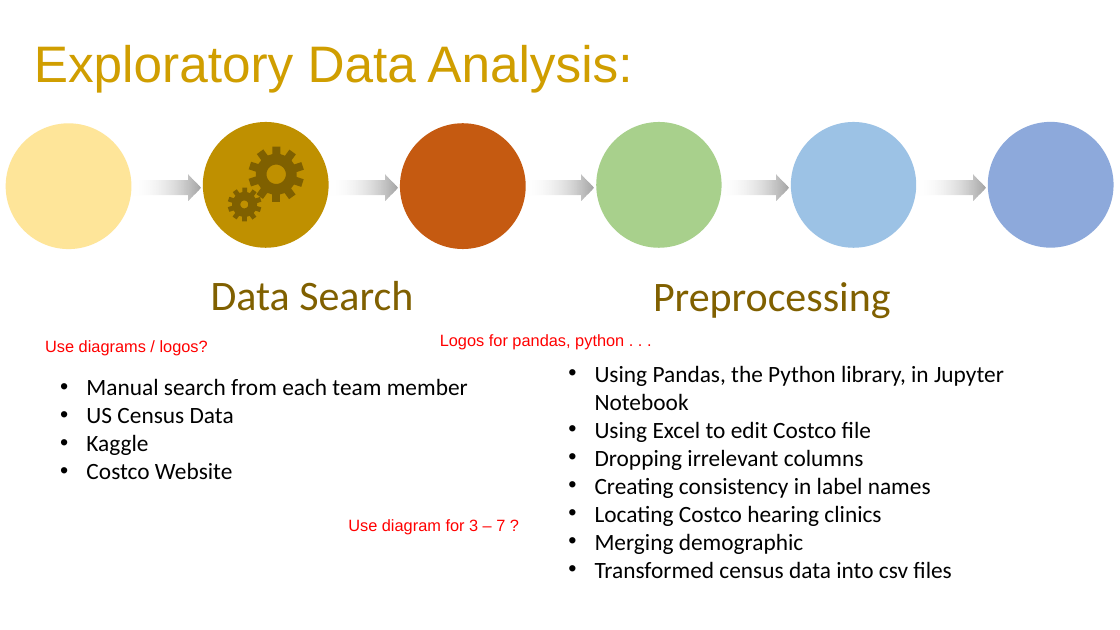
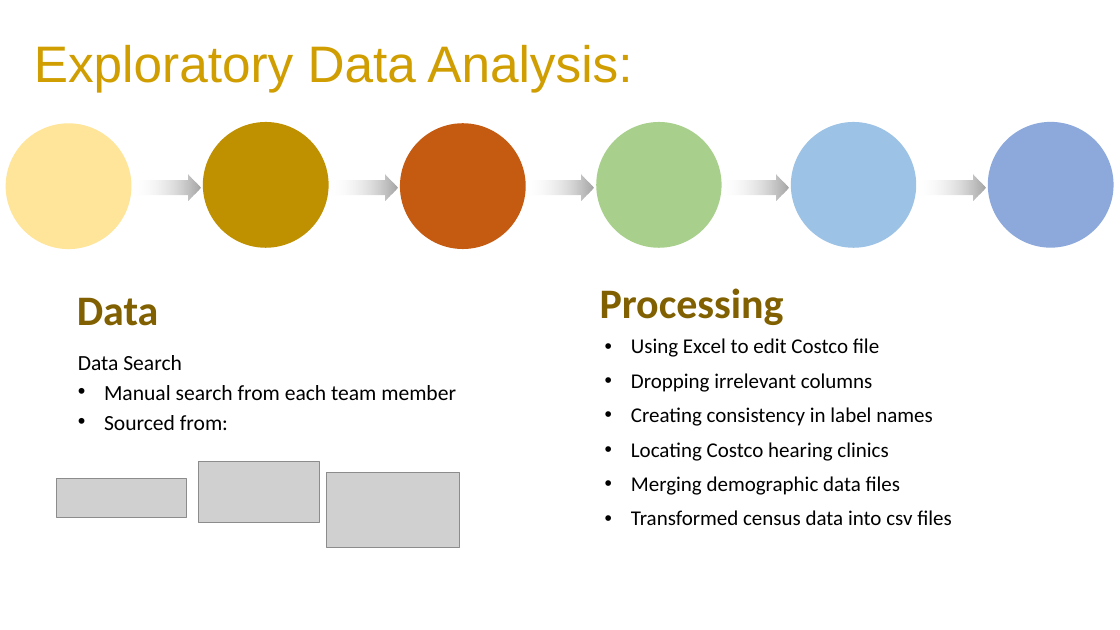
Before and after one commit to JaxWil24/Hearing_Aid_Accessibility, a slide deck: slide 5 of Presentation/FP_Powerpoint.pptx (slide 3 before the commit). Drawn at 1120x630 pixels with LibreOffice and Linux fonts; fonts in the diff are those of the drawing; grey boxes stand for pictures. Boxes give left, top, right and bottom in pixels: in the first picture for what was removed or moved away, otherwise in the second. Text is boxed around its words. In the diff, an @@ line names an element or a change of style, - is before the commit and + after.

```diff
--- a/Presentation/FP_Powerpoint.pptx
+++ b/Presentation/FP_Powerpoint.pptx
@@ freeform shape removed at (228,147,304,222) @@
@@ text added at (77,297,159,326), 36 pt, text #806000, bold @@
+Data
@@ text removed at (211,281,413,311) @@
-Data Search
@@ text added at (600,288,784,325), 36 pt, text #806000, bold @@
+Processing
@@ text removed at (653,282,891,319) @@
-Preprocessing
@@ text removed at (45,340,208,356) @@
-Use diagrams / logos?
@@ text added at (78,355,456,430), 18.5 pt, text #000000 @@
+Data Search
+• Manual search from each team member
+• Sourced from:
@@ text removed at (440,334,624,350) @@
-Logos for pandas, python . . .
@@ text "Using Excel to edit Costco ...": place and size @@
-text "Using Excel to edit Costco ..." at (595,365,1004,578)
+text "Using Excel to edit Costco ..." at (631,338,952,525)
@@ text at (631,338,952,525): size 20 to 18 pt in "Using Excel to edit Costco file", "Dropping irrelevant columns", "Creating consistency in label names", "Locating Costco hearing clinics" and 1 more places; line spacing 1 to 0.9; more space between paragraphs @@
@@ text removed at (86,378,468,479) @@
-• Manual search from each team member
-• US Census Data
-• Kaggle
-• Costco Website
@@ text at (595,365,1004,410): paragraph removed @@
-• Using Pandas, the Python library, in Jupyter Notebook
@@ picture added at (57,479,187,518) @@
@@ picture added at (199,462,319,523) @@
@@ picture added at (327,473,460,548) @@
@@ text at (631,476,901,495): text changed; size 20 to 18 pt @@
-• Merging demographic
+• Merging demographic data files
@@ text removed at (348,519,505,534) @@
-Use diagram for 3 – 7 ?
```
Also in this commit, not shown: 3 other slides changed, 2 slides added, 2 slides removed.
